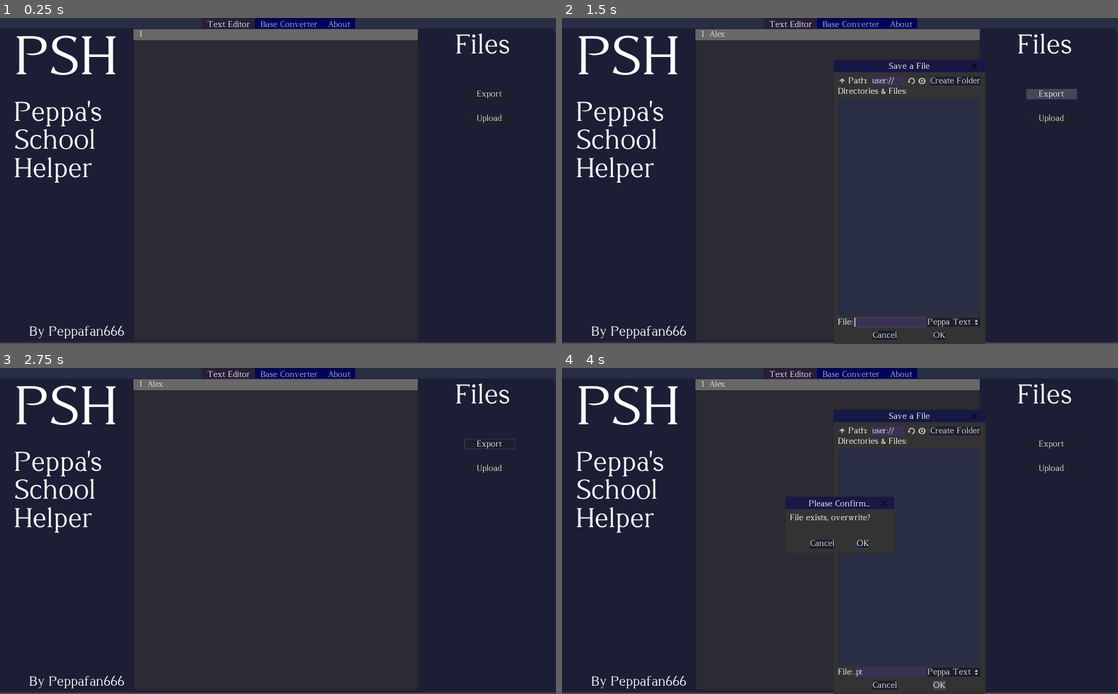
Above: before the commit, frames 1-4 (two rows, left to right).
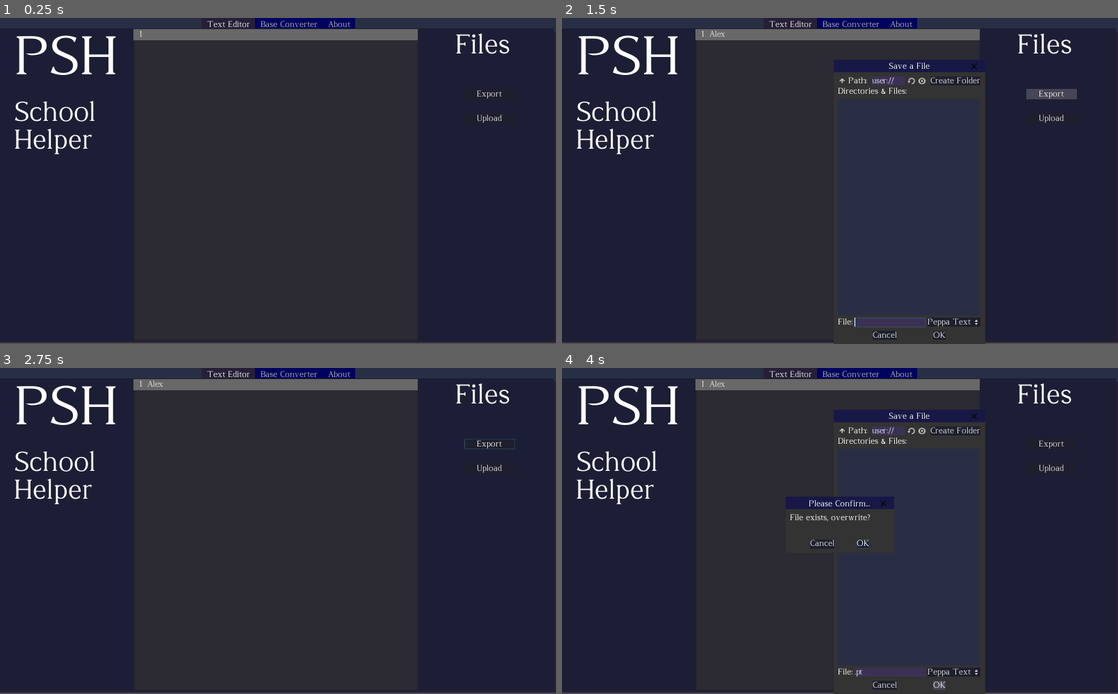
Above: after the commit, the same moments.

Repository: PeppaFan666/PSchoolAssist
Game: Godot game, scene res://Main.tscn
The game is run twice, just before and just after one commit, with the same random seed, the same clock (stepped at 60 frames per second) and the same inputs.
Inputs (mouse positions are in pixels of both pictures, inside the frame that each line leads up to):
- Up to frame 1 (0.25 s): no input
- Up to frame 2 (1.5 s): click (840, 184) at 0.52 s; type "Alex" at 0.6 s; click "Export" at 1.25 s
- Up to frame 3 (2.75 s): click "OK" at 2 s
- Up to frame 4 (4 s): click "Export" at 2.75 s; click "OK" at 3.5 s

The runs differ from the first frame. In frame 1, 1.4% of the frame differs, in the area x 2-23%, y 25-99%; in frame 2, 1.4%; in frame 3, 1.4%; in frame 4, 1.4%.

Commit message:
remove cringe

Diff:
--- a/TextEditor.tscn
+++ b/TextEditor.tscn
@@ -30,10 +30,6 @@
 
 [sub_resource type="DynamicFont" id=7]
 size = 50
-font_data = ExtResource( 1 )
-
-[sub_resource type="DynamicFont" id=8]
-size = 25
 font_data = ExtResource( 1 )
 
 [sub_resource type="DynamicFont" id=9]
@@ -90,21 +86,8 @@
 custom_fonts/italics_font = SubResource( 4 )
 custom_fonts/bold_font = SubResource( 5 )
 custom_fonts/normal_font = SubResource( 7 )
-text = "Peppa's
-School
+text = "School
 Helper"
-
-[node name="RichTextLabel3" type="RichTextLabel" parent="ColorRect"]
-margin_left = 58.0
-margin_top = 546.0
-margin_right = 251.0
-margin_bottom = 599.0
-custom_fonts/mono_font = SubResource( 2 )
-custom_fonts/bold_italics_font = SubResource( 3 )
-custom_fonts/italics_font = SubResource( 4 )
-custom_fonts/bold_font = SubResource( 5 )
-custom_fonts/normal_font = SubResource( 8 )
-text = "By Peppafan666"
 
 [node name="ColorRect2" type="ColorRect" parent="."]
 margin_left = 774.0
Not shown: 1 places in TextEditor.tscn that only renumber resources
